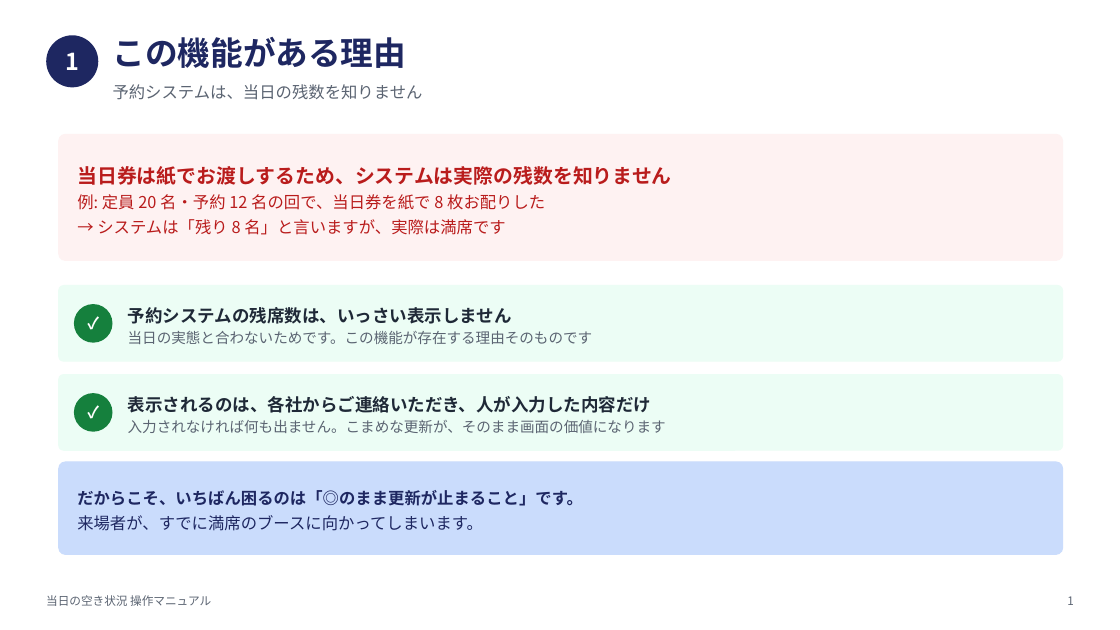
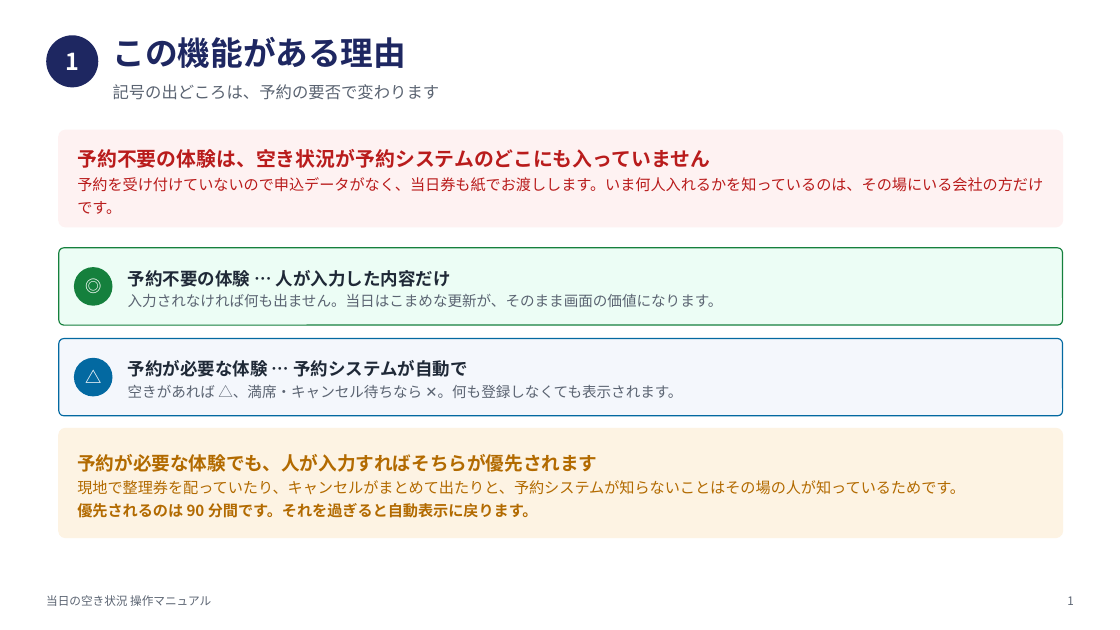
Before and after one commit to nisplus/reserve, a slide deck: slide 2 of docs/manual-vacancy.pptx. Drawn at 1120x630 pixels with LibreOffice and Linux fonts; fonts in the diff are those of the drawing. Boxes give left, top, right and bottom in pixels: in the first picture for what was removed or moved away, otherwise in the second. Text is boxed around its words. In the diff, an @@ line names an element or a change of style, - is before the commit and + after.

```diff
--- a/docs/manual-vacancy.pptx
+++ b/docs/manual-vacancy.pptx
@@ text at box(113, 84, 440, 100): text changed @@
-予約システムは、当日の残数を知りません
+記号の出どころは、予約の要否で変わります
@@ rounded rectangle: place and size @@
-rounded rectangle at box(59, 134, 1063, 260)
+rounded rectangle at box(59, 130, 1063, 227)
@@ rounded rectangle at box(59, 130, 1063, 227): proportions changed @@
@@ text at box(77, 149, 1043, 214): text changed; size 14 to 13 pt @@
-当日券は紙でお渡しするため、システムは実際の残数を知りません
-例: 定員 20 名・予約 12 名の回で、当日券を紙で 8 枚お配りした
-→ システムは「残り 8 名」と言いますが、実際は満席です
+予約不要の体験は、空き状況が予約システムのどこにも入っていません
+予約を受け付けていないので申込データがなく、当日券も紙でお渡しします。いま何人入れるかを知っているのは、その場にいる会社の方だけです。
@@ rounded rectangle: place and size @@
-rounded rectangle at box(59, 286, 1063, 361)
+rounded rectangle at box(59, 248, 1063, 325)
@@ rounded rectangle at box(59, 248, 1063, 325): outline #ECFDF5 1 pt to #15803D 1 pt; proportions changed @@
@@ text at box(74, 267, 113, 306): text changed @@
-✓
+◎
@@ text at box(128, 270, 723, 307): text changed @@
-予約システムの残席数は、いっさい表示しません
-当日の実態と合わないためです。この機能が存在する理由そのものです
+予約不要の体験 … 人が入力した内容だけ
+入力されなければ何も出ません。当日はこまめな更新が、そのまま画面の価値になります。
@@ 2 ellipses, 1 rounded rectangle: place and size @@
-2 ellipses, 1 rounded rectangle at box(59, 304, 1063, 450)
+2 ellipses, 1 rounded rectangle at box(59, 267, 1063, 416)
@@ rounded rectangle at box(59, 339, 1063, 416): fill #ECFDF5 to #F4F7FC; outline #ECFDF5 1 pt to #0369A1 1 pt; proportions changed @@
@@ text at box(74, 358, 113, 397): text changed @@
-✓
+△
@@ ellipse at box(74, 358, 113, 397): fill #15803D to #0369A1 @@
@@ text at box(128, 360, 683, 398): text changed @@
-表示されるのは、各社からご連絡いただき、人が入力した内容だけ
-入力されなければ何も出ません。こまめな更新が、そのまま画面の価値になります
+予約が必要な体験 … 予約システムが自動で
+空きがあれば △、満席・キャンセル待ちなら ✕。何も登録しなくても表示されます。
@@ rounded rectangle: place and size @@
-rounded rectangle at box(59, 462, 1063, 555)
+rounded rectangle at box(59, 429, 1063, 538)
@@ rounded rectangle at box(59, 429, 1063, 538): fill #CADCFC to #FDF3E3; outline #CADCFC 1 pt to #FDF3E3 1 pt; proportions changed @@
@@ text at box(77, 454, 965, 518): text changed; size 14 to 13 pt; text colour #1E2761 to #B26A00 @@
-だからこそ、いちばん困るのは「◎のまま更新が止まること」です。
-来場者が、すでに満席のブースに向かってしまいます。
+予約が必要な体験でも、人が入力すればそちらが優先されます
+現地で整理券を配っていたり、キャンセルがまとめて出たりと、予約システムが知らないことはその場の人が知っているためです。
+優先されるのは 90 分間です。それを過ぎると自動表示に戻ります。
```
Also in this commit, not shown: 8 other slides changed, 6 slides added, 1 slide removed, 9 other files.
